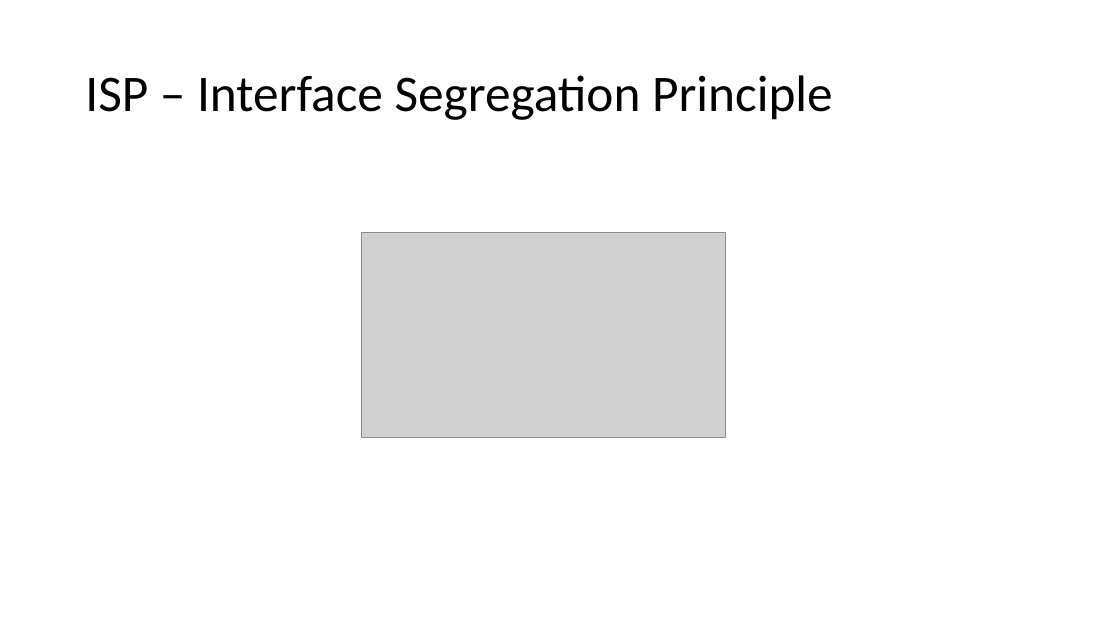
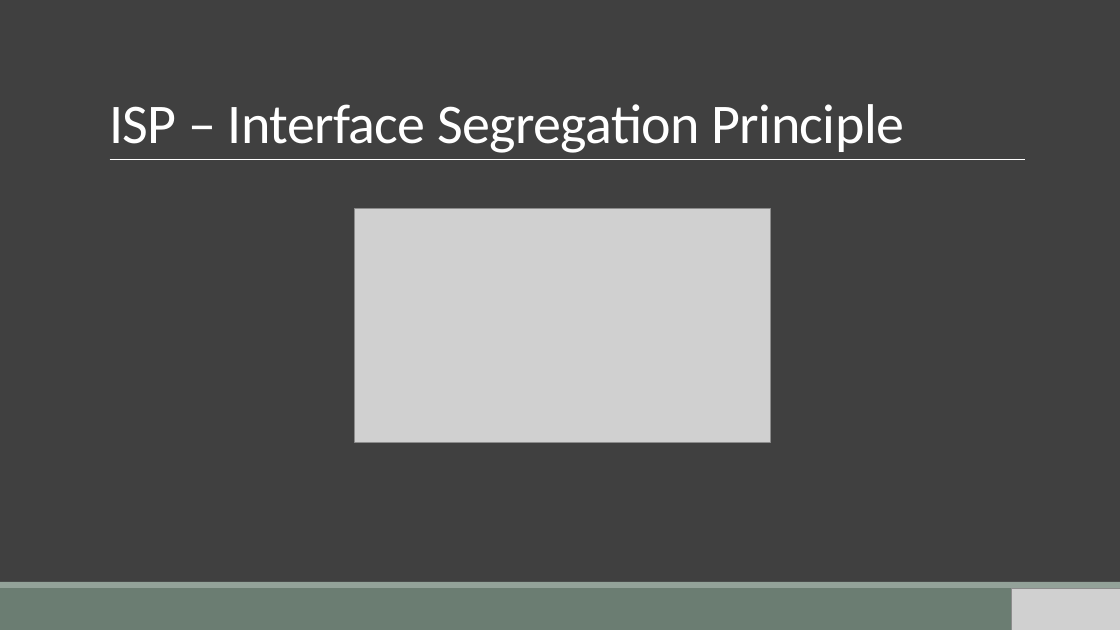
Before and after one commit to gemvane/Palestra-Solid, a slide deck: slide 34 of SOLID.pptx (slide 23 before the commit). Drawn at 1120x630 pixels with LibreOffice and Linux fonts; fonts in the diff are those of the drawing; grey boxes stand for pictures. Boxes give left, top, right and bottom in pixels: in the first picture for what was removed or moved away, otherwise in the second. Text is boxed around its words. In the diff, an @@ line names an element or a change of style, - is before the commit and + after.

Commit message:
Update: Atualização de Layout

```diff
--- a/SOLID.pptx
+++ b/SOLID.pptx
@@ background #FFFFFF to #404040 @@
@@ title "ISP – Interface Segregation Principle" moved from (x1=85, y1=75, x2=833, y2=120) to (x1=109, y1=104, x2=905, y2=153) @@
@@ title "ISP – Interface Segregation Principle" at (x1=109, y1=104, x2=905, y2=153): size 44 to 48 pt, text colour #000000 to #FFFFFF, letter spacing 0 to -0.5 pt; line spacing 0.9 to 0.85; vertical alignment middle to bottom @@
@@ line added from (110, 160) to (1026, 160), #FFFFFF 0.5 pt @@
@@ picture resized from (x1=361, y1=233, x2=726, y2=438) to (x1=355, y1=208, x2=770, y2=442) @@
@@ rectangle added at (x1=0, y1=588, x2=1120, y2=630), fill #6B7D72 @@
@@ rectangle added at (x1=0, y1=582, x2=1120, y2=588), fill #93A299 @@
@@ picture added at (x1=1012, y1=588, x2=1120, y2=630) @@
```
Also in this commit, not shown: 24 other slides changed, 22 slides added, 3 slides removed.
